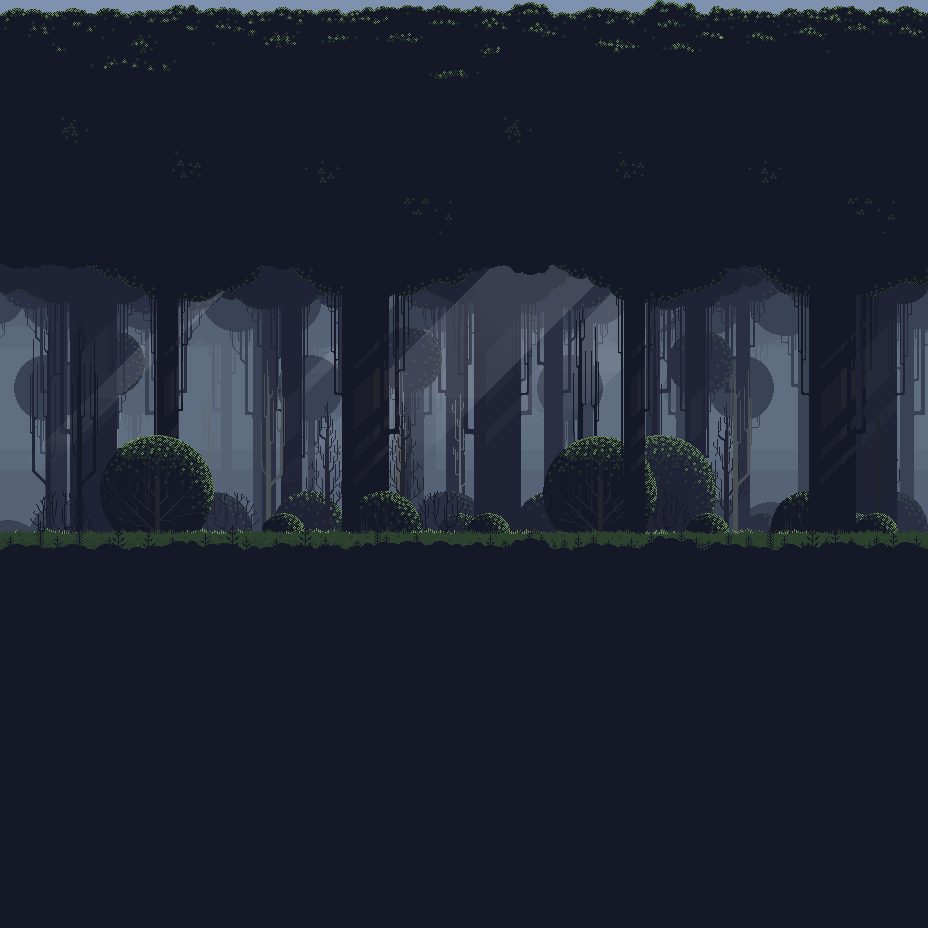
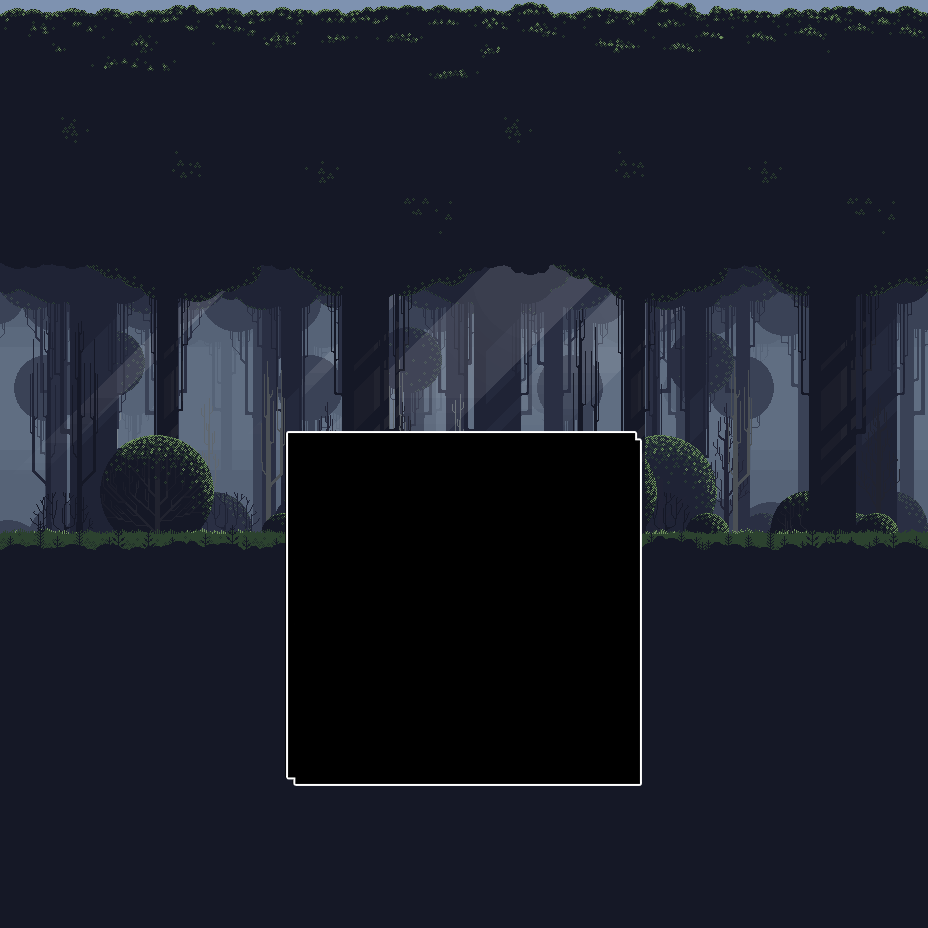
Layers edited between the first and the second 928x928 image:
hid "Layer 6" over [285, 431, 642, 786]
showed "Layer 2" over [288, 433, 640, 784]
